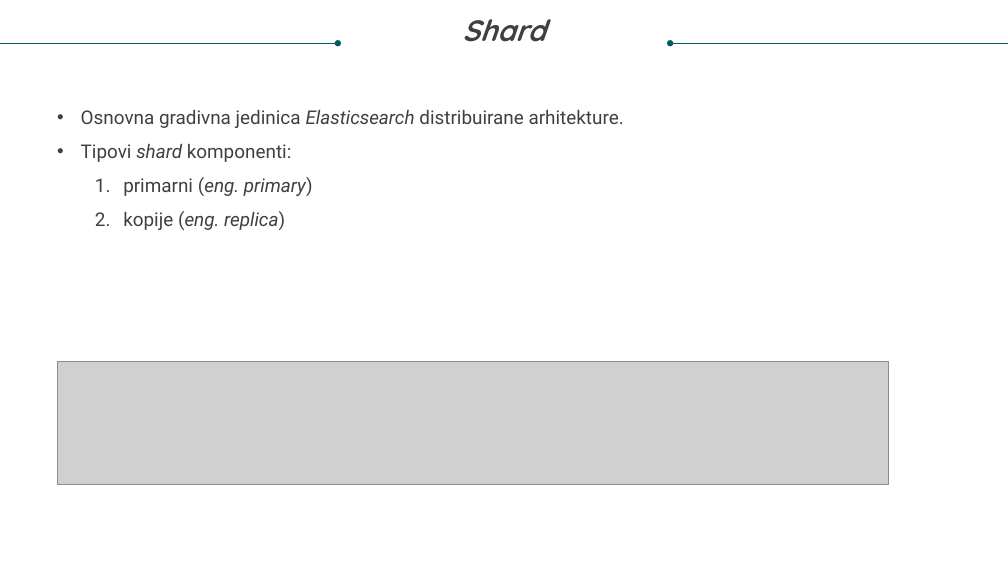
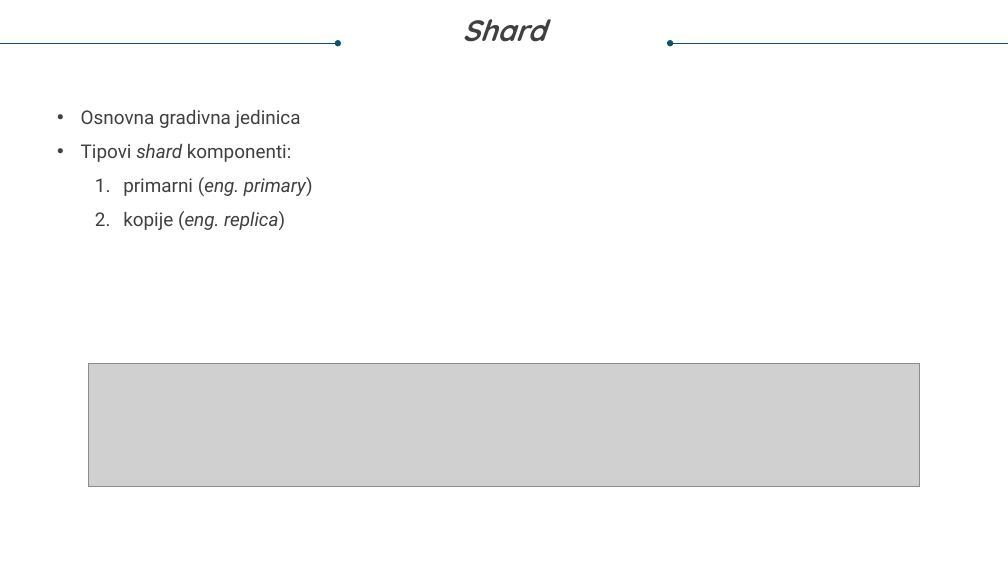
Before and after one commit to Nevenaa01/DebugIt, a slide deck: slide 8 of Nevena Gligorov diplomski prezentacija.pptx. Drawn at 1008x567 pixels with LibreOffice and Linux fonts; fonts in the diff are those of the drawing; grey boxes stand for pictures. Boxes give left, top, right and bottom in pixels: in the first picture for what was removed or moved away, otherwise in the second. Text is boxed around its words. In the diff, an @@ line names an element or a change of style, - is before the commit and + after.

```diff
--- a/Nevena Gligorov diplomski prezentacija.pptx
+++ b/Nevena Gligorov diplomski prezentacija.pptx
@@ text at (81,110,301,128): text changed @@
-• Osnovna gradivna jedinica Elasticsearch distribuirane arhitekture.
+• Osnovna gradivna jedinica
@@ picture: place and size @@
-picture at (57,361,889,485)
+picture at (88,364,920,487)
```
Also in this commit, not shown: 12 other slides changed, 1 slide added, 3 other files.
